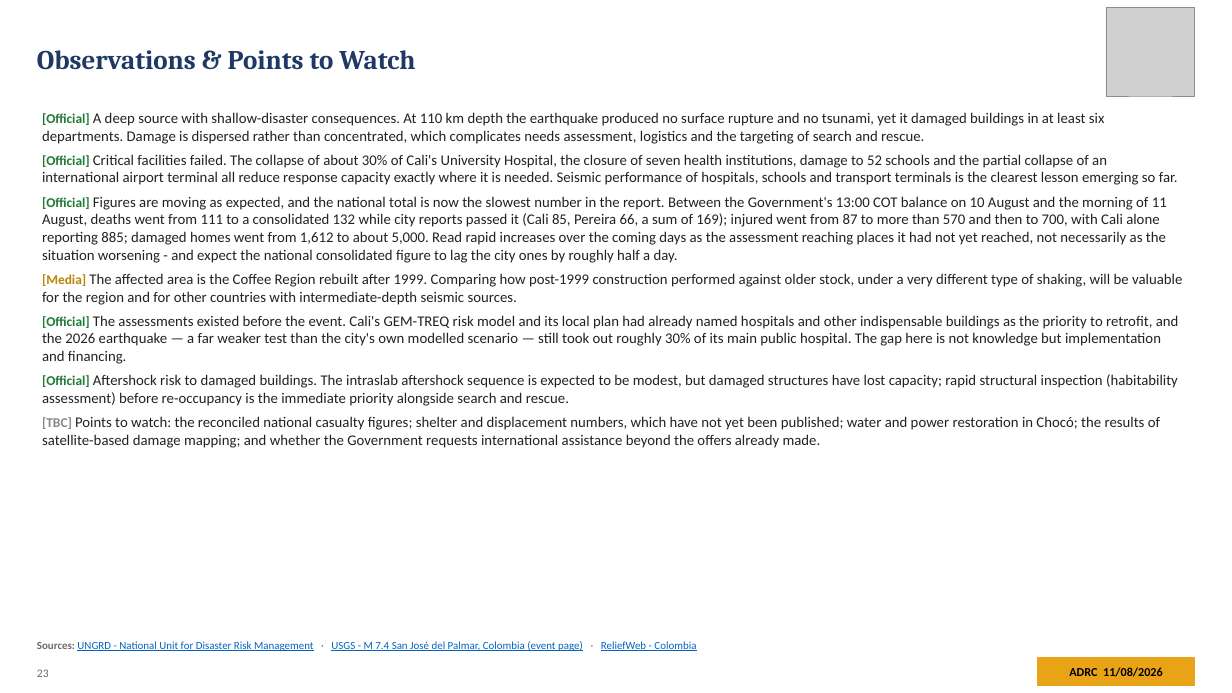
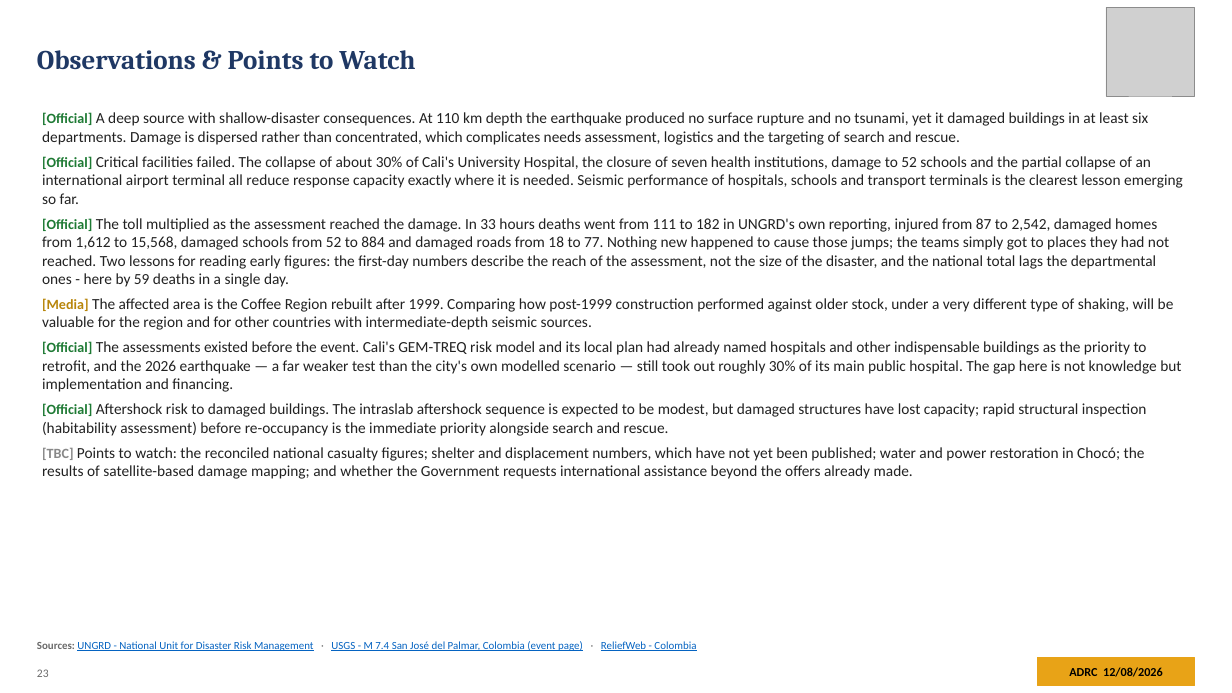
Before and after one commit to kochobi-max/whatsmap, a slide deck: slide 23 of reports/colombia_eq_20260810/output/ADRC_EQ_COL_Choco_20260810_EN.pptx. Drawn at 1232x693 pixels with LibreOffice and Linux fonts; fonts in the diff are those of the drawing; grey boxes stand for pictures. Boxes give left, top, right and bottom in pixels: in the first picture for what was removed or moved away, otherwise in the second. Text is boxed around its words. In the diff, an @@ line names an element or a change of style, - is before the commit and + after.

```diff
--- a/reports/colombia_eq_20260810/output/ADRC_EQ_COL_Choco_20260810_EN.pptx
+++ b/reports/colombia_eq_20260810/output/ADRC_EQ_COL_Choco_20260810_EN.pptx
@@ text at (x1=42, y1=112, x2=1183, y2=479): size 10.5 to 11 pt in "[Official]", "[Official]", "[Media]", "[Official]" and 2 more places; size 11.5 to 12 pt in "A deep source with shallow-disaster consequences. At ...", "Critical facilities failed. The collapse of about ...", "The affected area is the Coffee Region ...", "The assessments existed before the event. Cali's ..." and 2 more places @@
@@ text at (x1=42, y1=218, x2=1169, y2=287): text changed; size 11.5 to 12 pt @@
-• [Official] Figures are moving as expected, and the national total is now the slowest number in the report. Between the Government's 13:00 COT balance on 10 August and the morning of 11 August, deaths went from 111 to a consolidated 132 while city reports passed it (Cali 85, Pereira 66, a sum of 169); injured went from 87 to more than 570 and then to 700, with Cali alone reporting 885; damaged homes went from 1,612 to about 5,000. Read rapid increases over the coming days as the assessment reaching places it had not yet reached, not necessarily as the situation worsening - and expect the national consolidated figure to lag the city ones by roughly half a day.
+• [Official] The toll multiplied as the assessment reached the damage. In 33 hours deaths went from 111 to 182 in UNGRD's own reporting, injured from 87 to 2,542, damaged homes from 1,612 to 15,568, damaged schools from 52 to 884 and damaged roads from 18 to 77. Nothing new happened to cause those jumps; the teams simply got to places they had not reached. Two lessons for reading early figures: the first-day numbers describe the reach of the assessment, not the size of the disaster, and the national total lags the departmental ones - here by 59 deaths in a single day.
```
Also in this commit, not shown: 26 other slides changed, 7 other files.
